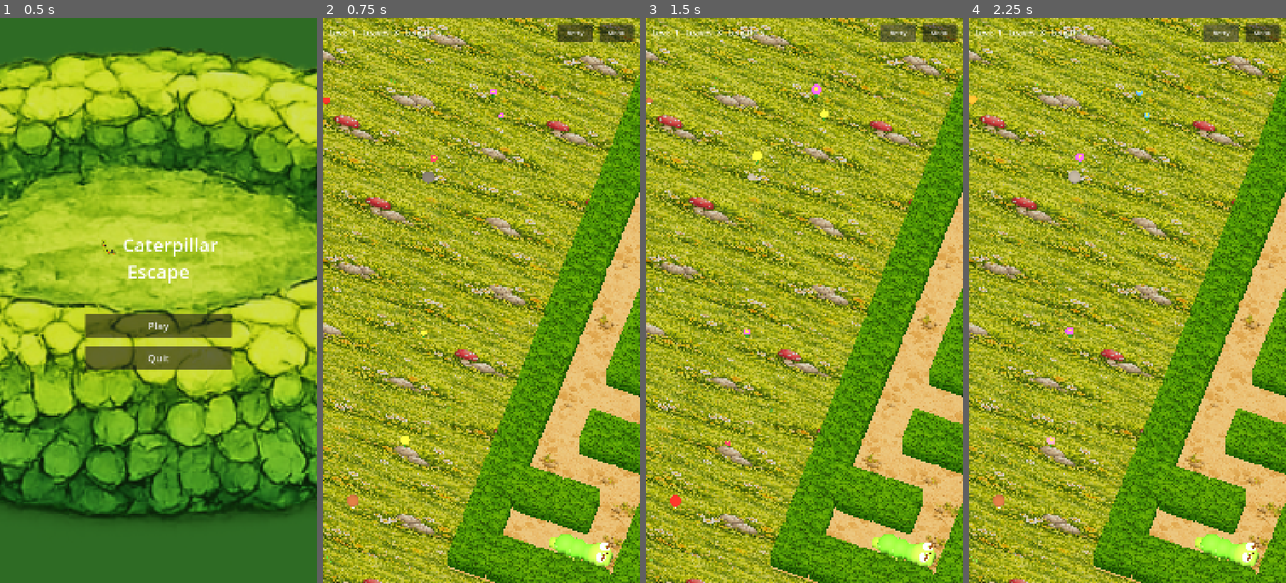
Above: before the commit, frames 1-4 (left to right).
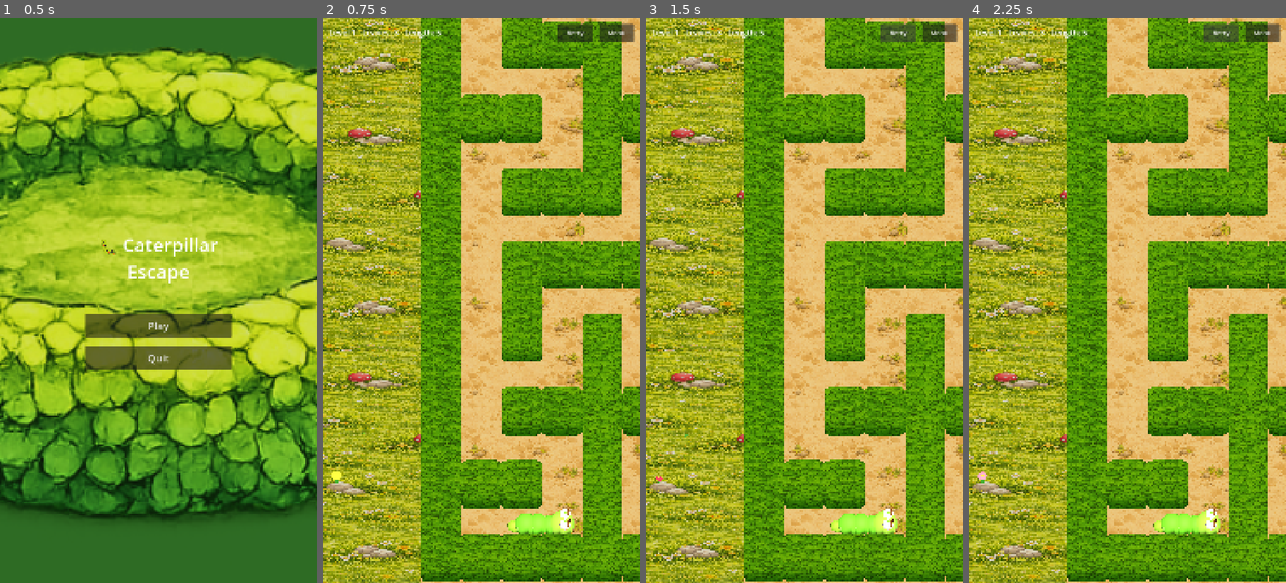
Above: after the commit, the same moments.

Repository: blago83/CaterpillarEscapeGame
Game: Godot game, scene res://scenes/MainMenu.tscn
Same seed, same stepped clock (60 frames per second), same inputs: the game is played once before the commit and once after it.
Inputs:
- Up to frame 1 (0.5 s): no input
- Up to frame 2 (0.75 s): click "Play" at 0.5 s
- Up to frame 3 (1.5 s): click "Retry" at 1.25 s
- Up to frame 4 (2.25 s): click "Retry" at 2 s

Frame 1 is identical in both runs. In frame 2, 86% of the frame differs, in the area x 0-100%, y 0-100%; in frame 3, 86%; in frame 4, 86%.

Commit message:
Revert camera Y rotation back to 0

Diff:
--- a/scripts/level_3d.gd
+++ b/scripts/level_3d.gd
@@ -363,7 +363,7 @@
 	cam.size = ORTHO_SIZE
 	cam.near = 0.1
 	cam.far = 100.0
-	cam.rotation_degrees = Vector3(-65, 20, 0)
+	cam.rotation_degrees = Vector3(-65, 0, 0)
 	# Compute camera Z bounds so the view stays within the maze
 	var cam_offset_z := CAM_HEIGHT / tan(deg_to_rad(65.0))
 	# Orthographic: visible Z range on ground = size / sin(tilt), symmetric top/bottom
